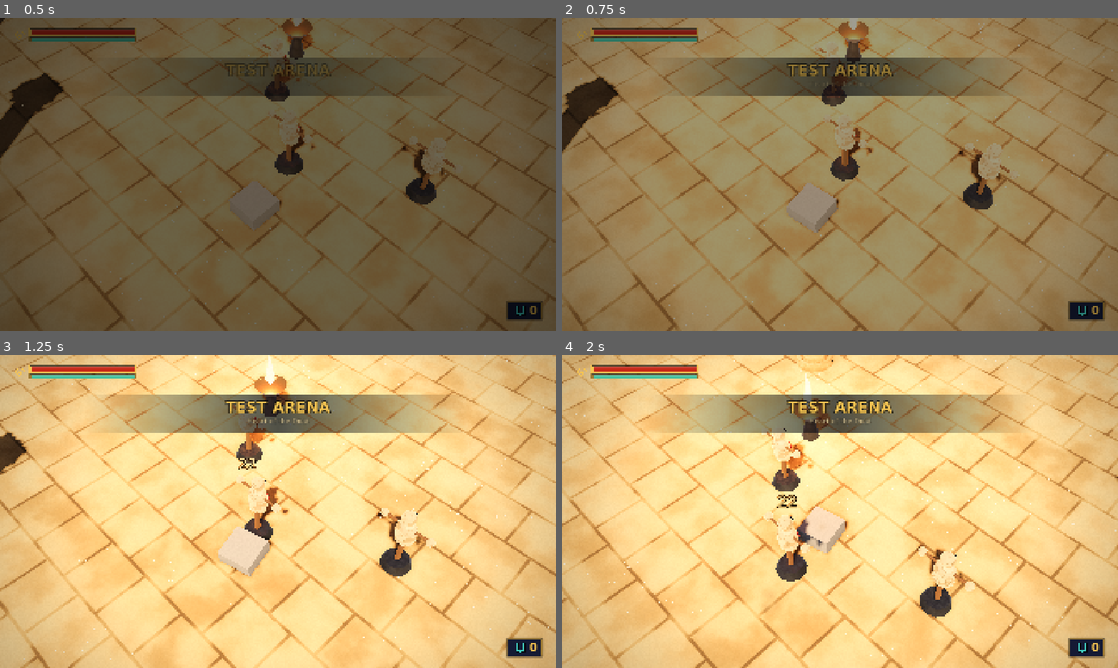
Above: before the commit, frames 1-4 (two rows, left to right).
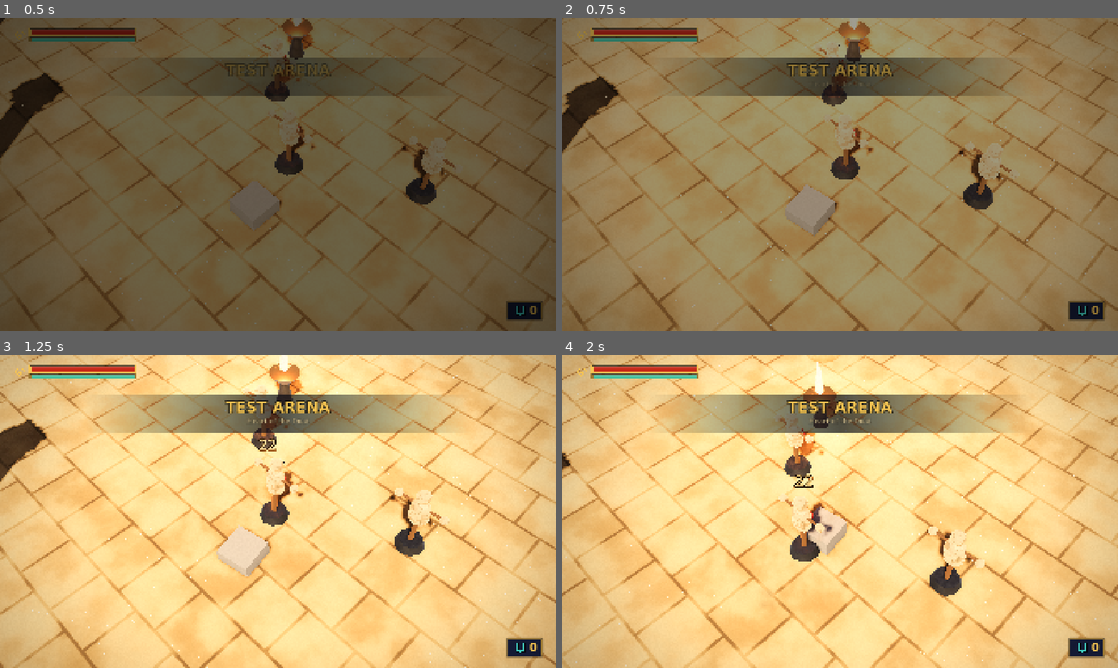
Above: after the commit, the same moments.

Repository: artemsnigur/Anubis
Game: Godot game, scene res://tests/model_rig_test.tscn
The game is run twice, just before and just after one commit, with the same random seed, the same clock (stepped at 60 frames per second) and the same inputs. This scene is started directly instead of the project's main scene.
Inputs (mouse positions are in pixels of both pictures, inside the frame that each line leads up to):
- Up to frame 1 (0.5 s): no input
- Up to frame 2 (0.75 s): tap Enter at 0.5 s; move the mouse to (812, 237) at 0.52 s; hold W (move_up) from 0.53 s (still down); tap Q (ranged) at 0.6 s; click (812, 237) at 0.67 s
- Up to frame 3 (1.25 s): keep holding W (move_up)
- Up to frame 4 (2 s): release W (move_up) at 1.25 s; drag from (1006, 558) to (812, 574) at 1.27 s

Frame 1 is identical in both runs. In frame 2, 1.0% of the frame differs, in the area x 0-100%, y 1-100%; in frame 3, 30%, in the area x 0-100%, y 0-100%; in frame 4, 29%.

Commit message:
Weight pass: swings stop at sword's reach instead of walking into the target
Co-Authored-By: Claude Opus 5.5 <noreply@anthropic.com>

Diff:
--- a/scripts/player/player.gd
+++ b/scripts/player/player.gd
@@ -353,11 +353,12 @@
 
 
 ## Attack direction with soft aim assist: rotates toward the closest enemy inside
-## the assist cone and returns the extra step distance toward it.
-## Returns {"dir": Vector3, "step": float, "target": Node3D}
+## the assist cone and returns the extra step distance toward it, plus the most the
+## swing may travel before the body would crowd the target ("max_step").
+## Returns {"dir": Vector3, "step": float, "target": Node3D, "max_step": float}
 func attack_aim(max_range: float = -1.0) -> Dictionary:
 	var dir := raw_aim_direction()
-	var result := {"dir": dir, "step": 0.0, "target": null}
+	var result := {"dir": dir, "step": 0.0, "target": null, "max_step": INF}
 	if not balance.aim_assist_enabled:
 		return result
 	var rng := balance.aim_assist_range if max_range < 0.0 else max_range
@@ -394,6 +395,8 @@
 		var stop := balance.aim_assist_stop_distance + best.body_radius
 		result["step"] = clampf(dist - stop, 0.0, balance.aim_assist_step)
 		result["target"] = best
+		# Step into the blow, but stop at sword's reach instead of walking into the target.
+		result["max_step"] = maxf(dist - stop, 0.15)
 	return result
 
 
--- a/scripts/player/states/attack_state.gd
+++ b/scripts/player/states/attack_state.gd
@@ -31,8 +31,10 @@
 	var entry := player.move_velocity
 	var aim := player.attack_aim()
 	_dir = aim["dir"]
-	_step = attack.lunge_distance * f.lunge_scale + float(aim["step"])
+	_step = minf(attack.lunge_distance * f.lunge_scale + float(aim["step"]), float(aim["max_step"]))
 	_carry = maxf(entry.dot(_dir), 0.0) * f.attack_entry_keep
+	if float(aim["max_step"]) < INF:
+		_carry = minf(_carry, maxf(float(aim["max_step"]) - _step, 0.0) * f.attack_entry_decay)
 	player.face_instant(_dir)
 	player.anim_speed = f.attack_tempo
 	player.animator.play(attack.anim, true)
--- a/scripts/player/states/heavy_state.gd
+++ b/scripts/player/states/heavy_state.gd
@@ -152,8 +152,8 @@
 	var aim := player.attack_aim()
 	_dir = (aim["dir"] as Vector3).lerp(player.forward(), 0.3).normalized()
 	player.face_instant(_dir)
-	_step = attack.lunge_distance * player.feel.lunge_scale + float(aim["step"]) \
-		+ (_carry / maxf(player.feel.attack_entry_decay, 0.1) if charge <= 0.0 else 0.0)
+	_step = minf(attack.lunge_distance * player.feel.lunge_scale + float(aim["step"]) \
+		+ (_carry / maxf(player.feel.attack_entry_decay, 0.1) if charge <= 0.0 else 0.0), float(aim["max_step"]))
 	phase = Phase.ACTIVE
 	_release_t = time_in_state
 	player.animator.play(&"heavy_release", true)
